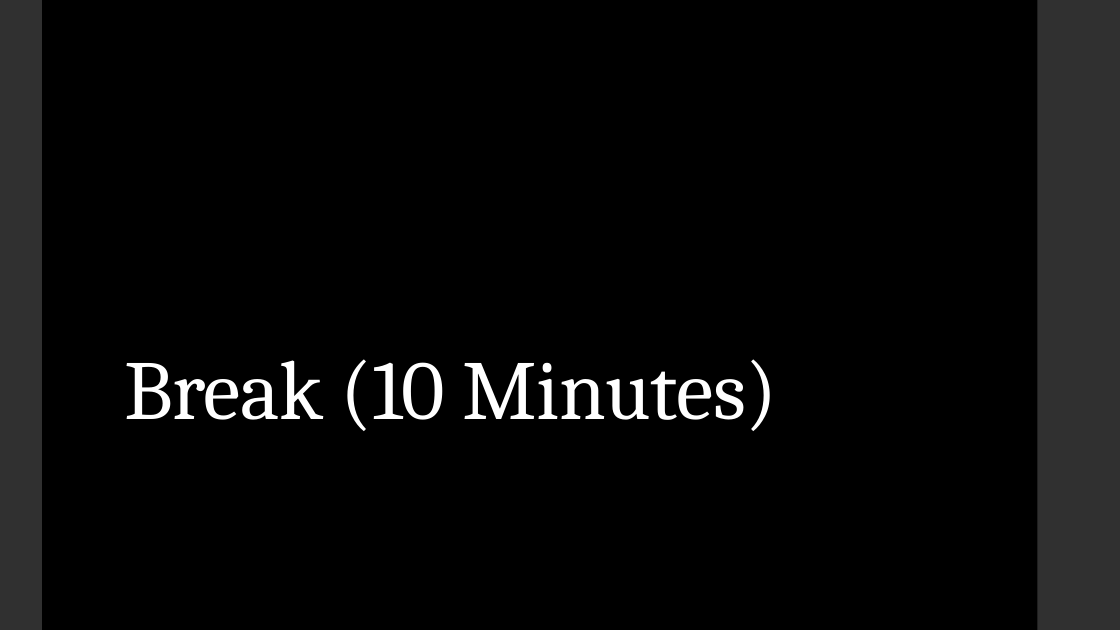
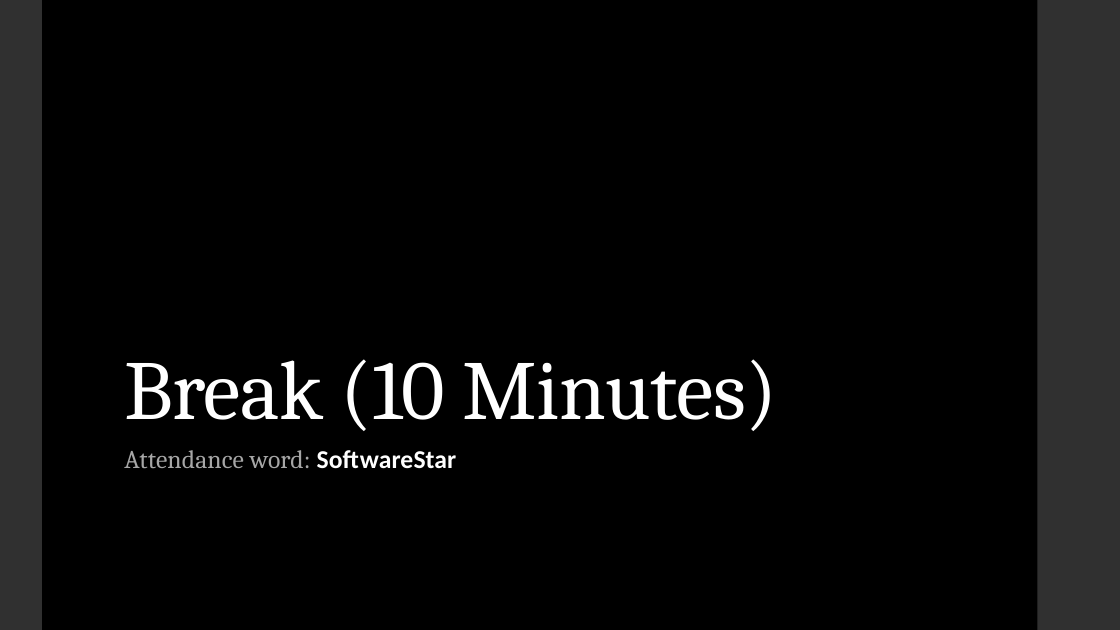
Before and after one commit to LaunchCoderGirlSTL/Data-Science-Assignments, a slide deck: slide 13 of course_material/week_03/week_03_presentation.pptx (slide 14 before the commit). Drawn at 1120x630 pixels with LibreOffice and Linux fonts; fonts in the diff are those of the drawing. Boxes give left, top, right and bottom in pixels: in the first picture for what was removed or moved away, otherwise in the second. Text is boxed around its words. In the diff, an @@ line names an element or a change of style, - is before the commit and + after.

```diff
--- a/course_material/week_03/week_03_presentation.pptx
+++ b/course_material/week_03/week_03_presentation.pptx
@@ subtitle added at (124, 450, 457, 469), 22 pt, text #A6A6A6 @@
+Attendance word: SoftwareStar
```
Also in this commit, not shown: 2 other slides changed, 1 slide removed, 1 other file.
